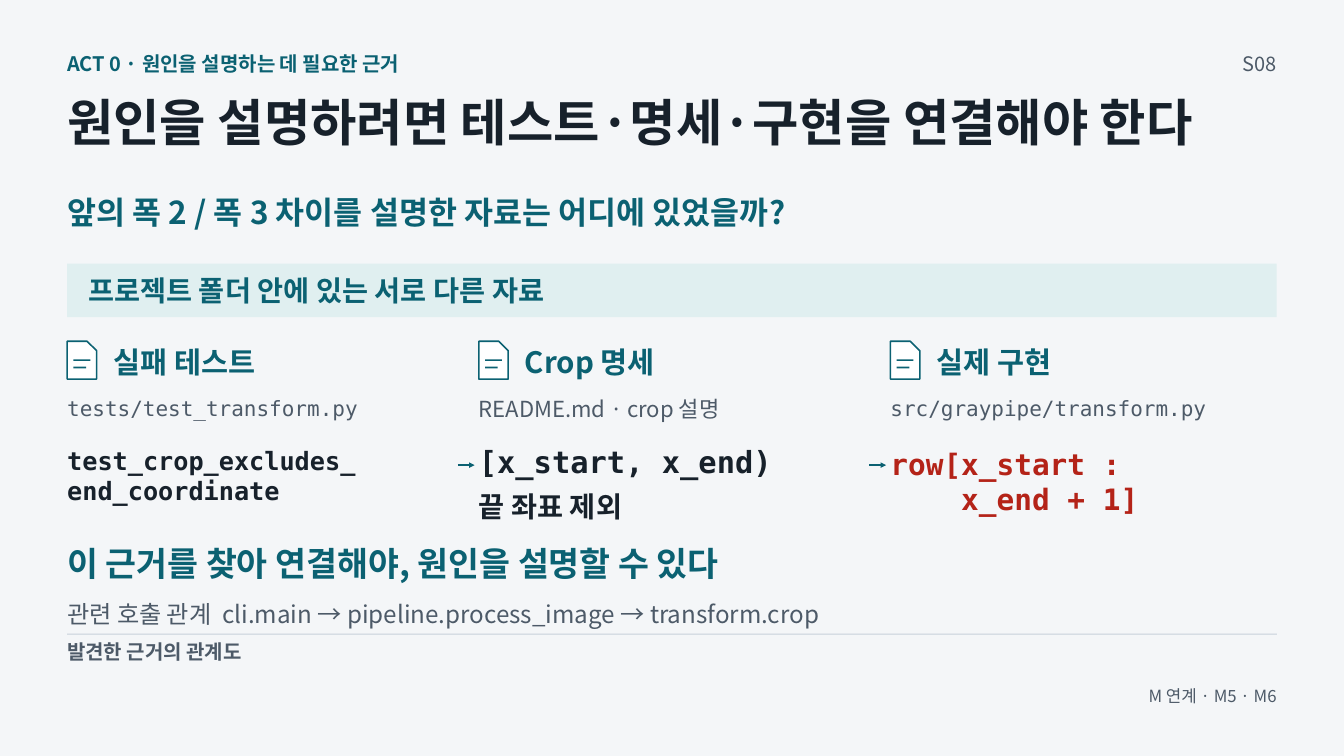
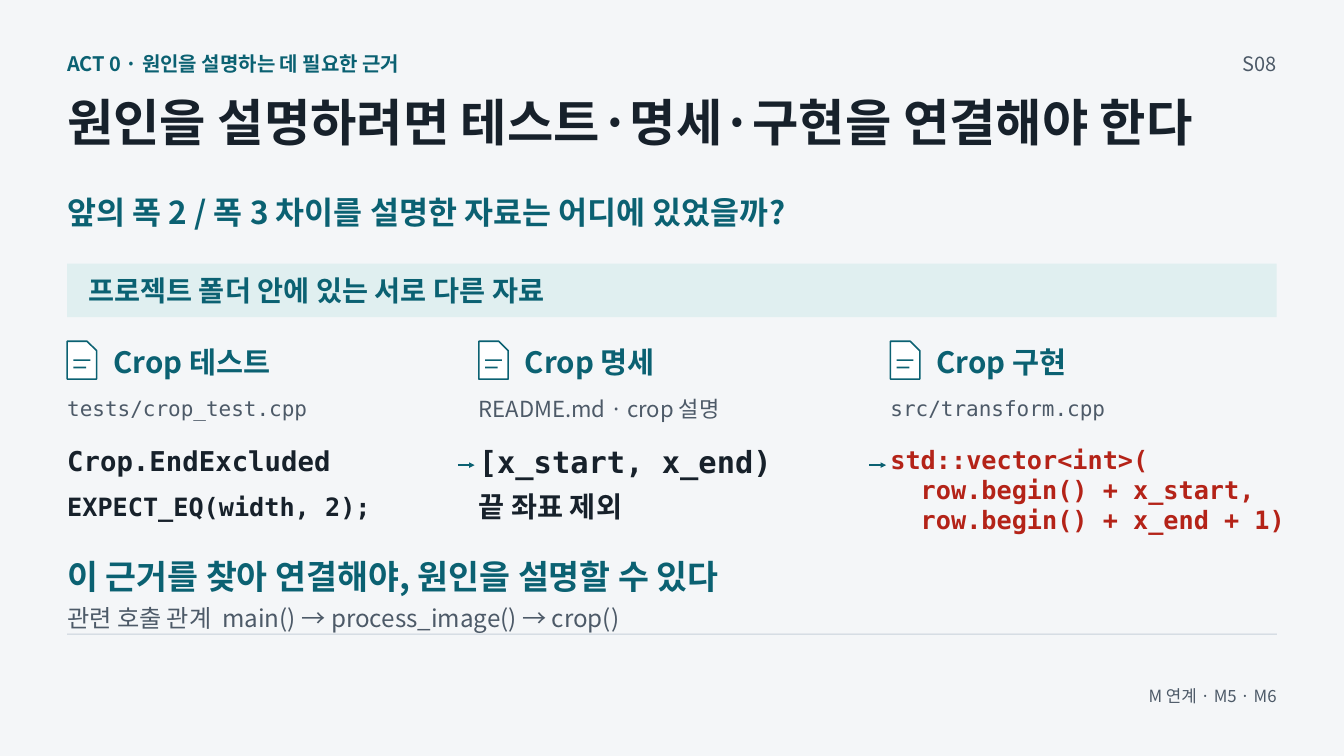
Before and after one commit to GideokKim/ai-dev-training, a slide deck: slide 8 of production/ACT_0.pptx. Drawn at 1344x756 pixels with LibreOffice and Linux fonts; fonts in the diff are those of the drawing. Boxes give left, top, right and bottom in pixels: in the first picture for what was removed or moved away, otherwise in the second. Text is boxed around its words. In the diff, an @@ line names an element or a change of style, - is before the commit and + after.

```diff
--- a/production/ACT_0.pptx
+++ b/production/ACT_0.pptx
@@ text at [113,348,270,380]: text changed @@
-실패 테스트
+Crop 테스트
@@ text at [937,348,1066,380]: text changed @@
-실제 구현
+Crop 구현
@@ text at [67,400,307,421]: text changed @@
-tests/test_transform.py
+tests/crop_test.cpp
@@ text at [890,400,1105,421]: text changed @@
-src/graypipe/transform.py
+src/transform.cpp
@@ text at [890,448,1284,535]: text changed; size 21 to 18 pt @@
-row[x_start :
-x_end + 1]
+std::vector<int>(
+row.begin() + x_start,
+row.begin() + x_end + 1)
@@ text at [67,450,330,477]: text changed; size 18 to 19.5 pt @@
-test_crop_excludes_
-end_coordinate
+Crop.EndExcluded
@@ text added at [67,495,371,522], 18 pt, text #17212B, bold @@
+EXPECT_EQ(width, 2);
@@ text "이 근거를 찾아 연결해야, 원인을 ...": place and size @@
-text "이 근거를 찾아 연결해야, 원인을 ..." at [67,547,719,583]
+text "이 근거를 찾아 연결해야, 원인을 ..." at [67,560,719,596]
@@ text at [67,607,619,633]: text changed @@
-관련 호출 관계 cli.main → pipeline.process_image → transform.crop
+관련 호출 관계 main() → process_image() → crop()
@@ text removed at [67,642,241,661] @@
-발견한 근거의 관계도
```
Also in this commit, not shown: 1 other slide changed, 23 other files.
